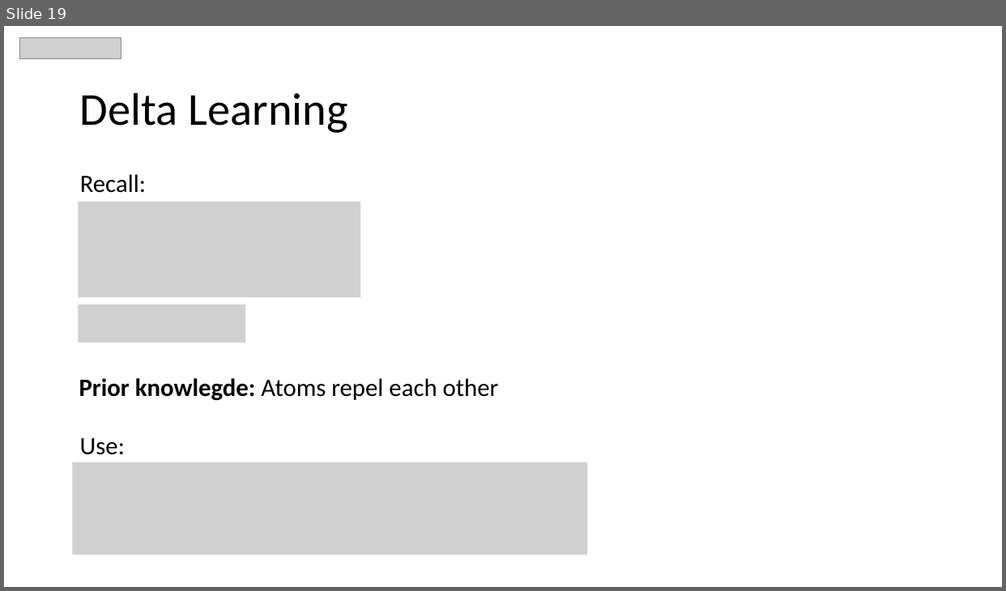
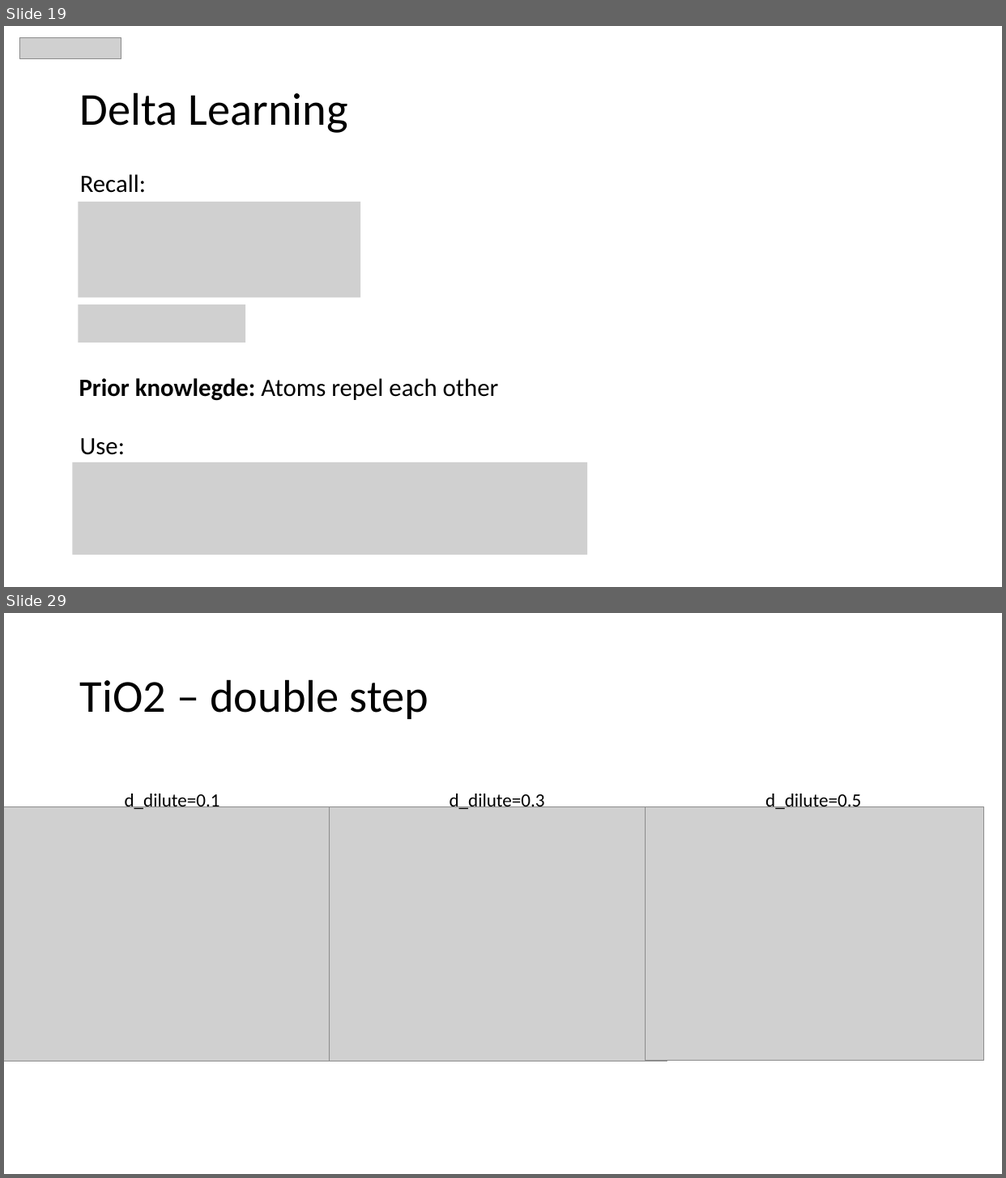
Before and after one commit to MaltheBisbo/learningForces, a slide deck: Presentations/Group meetings/2018-11-6-Malthe.pptx. Shown one above the other, each under a label of ours: slide 19 before the commit, slides 19 and 29 after it; the slides between them are not shown. The pictures are 1006x591 and 1006x1178 pixels, drawn with LibreOffice and Linux fonts; fonts in the diff are those of the drawing; grey boxes stand for pictures. Boxes give left, top, right and bottom in pixels: in the first picture for what was removed or moved away, otherwise in the second. Text is boxed around its words. In the diff, an @@ line names an element or a change of style, - is before the commit and + after.

```diff
--- a/Presentations/Group meetings/2018-11-6-Malthe.pptx
+++ b/Presentations/Group meetings/2018-11-6-Malthe.pptx
@@ slide 29 added at <box>4,613,1002,1174</box>, background #FFFFFF @@
@@ title added at <box>80,679,429,719</box>, 44 pt, text #000000 @@
+TiO2 – double step
@@ text added at <box>125,794,220,810</box>, 18 pt, text #000000 @@
+d_dilute=0.1
@@ text added at <box>450,794,545,810</box>, 18 pt, text #000000 @@
+d_dilute=0.3
@@ picture added at <box>646,807,984,1061</box> @@
@@ text added at <box>765,794,861,810</box>, 18 pt, text #000000 @@
+d_dilute=0.5
@@ picture added at <box>4,807,343,1062</box> @@
@@ picture added at <box>329,807,667,1062</box> @@
```
Also in this commit, not shown: 18 other slides added, 2 slides removed, 3 other files.
